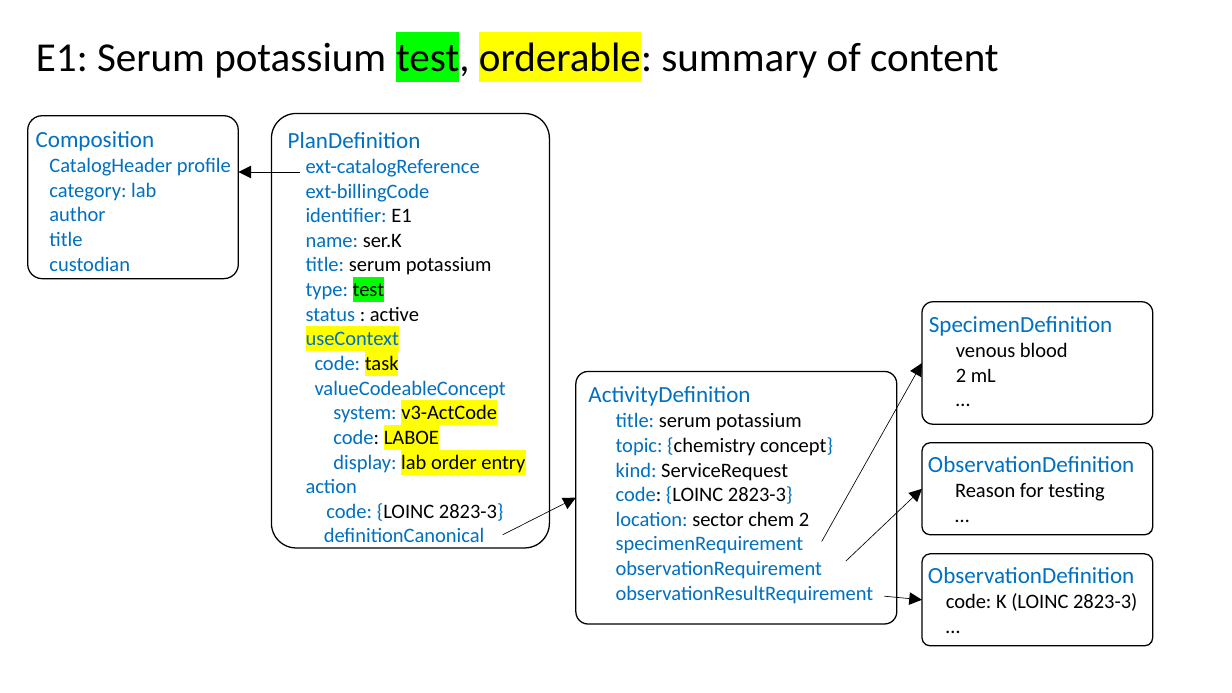
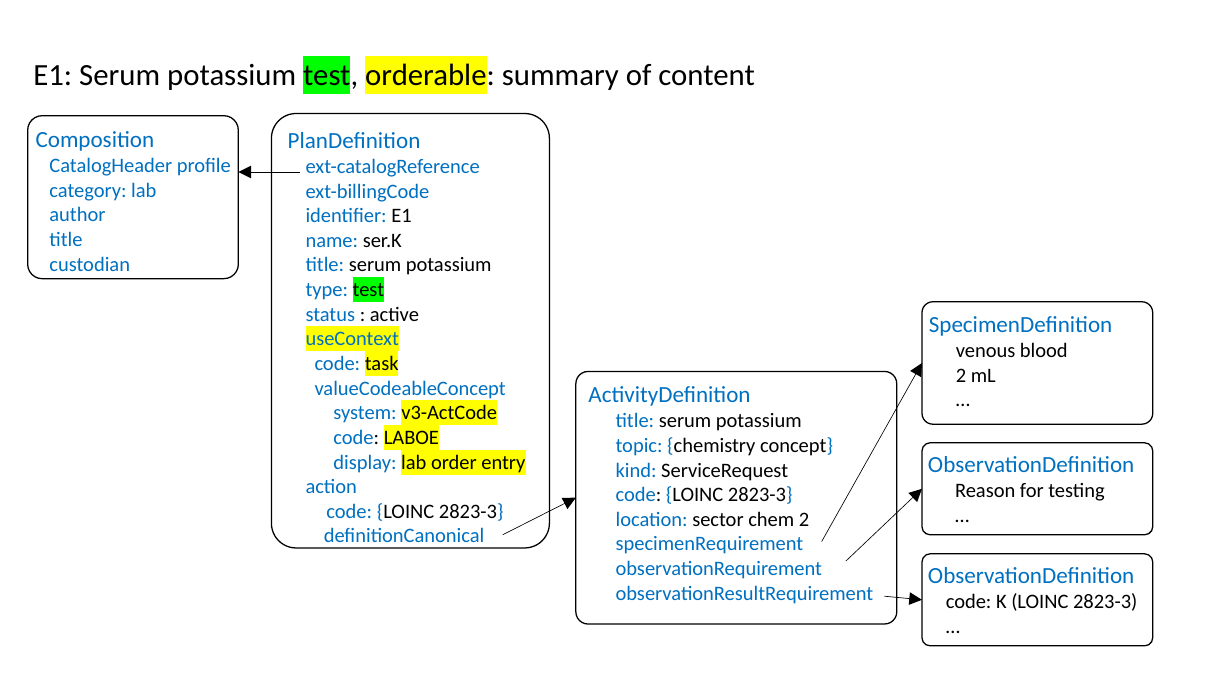
Before and after one commit to HL7/fhir-order-catalog, a slide deck: slide 1 of input/images-source/LabExampleE1Technical.pptx. Drawn at 1232x693 pixels with LibreOffice and Linux fonts; fonts in the diff are those of the drawing. Boxes give left, top, right and bottom in pixels: in the first picture for what was removed or moved away, otherwise in the second. Text is boxed around its words. In the diff, an @@ line names an element or a change of style, - is before the commit and + after.

```diff
--- a/input/images-source/LabExampleE1Technical.pptx
+++ b/input/images-source/LabExampleE1Technical.pptx
@@ text "E1: Serum potassium test, orderable: ...": place and size @@
-text "E1: Serum potassium test, orderable: ..." at [36,37,999,81]
+text "E1: Serum potassium test, orderable: ..." at [33,59,754,93]
@@ text "E1: Serum potassium test, orderable: ..." at [33,59,754,93]: size 32 to 24 pt @@
```
Also in this commit, not shown: 19 other files.
